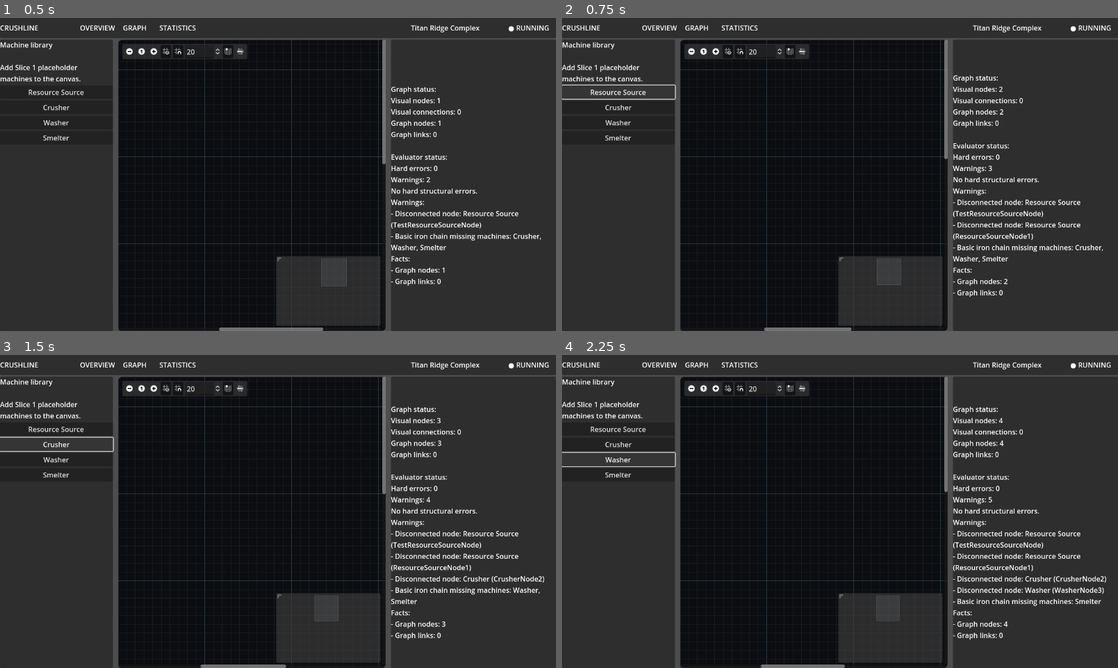
Above: before the commit, frames 1-4 (two rows, left to right).
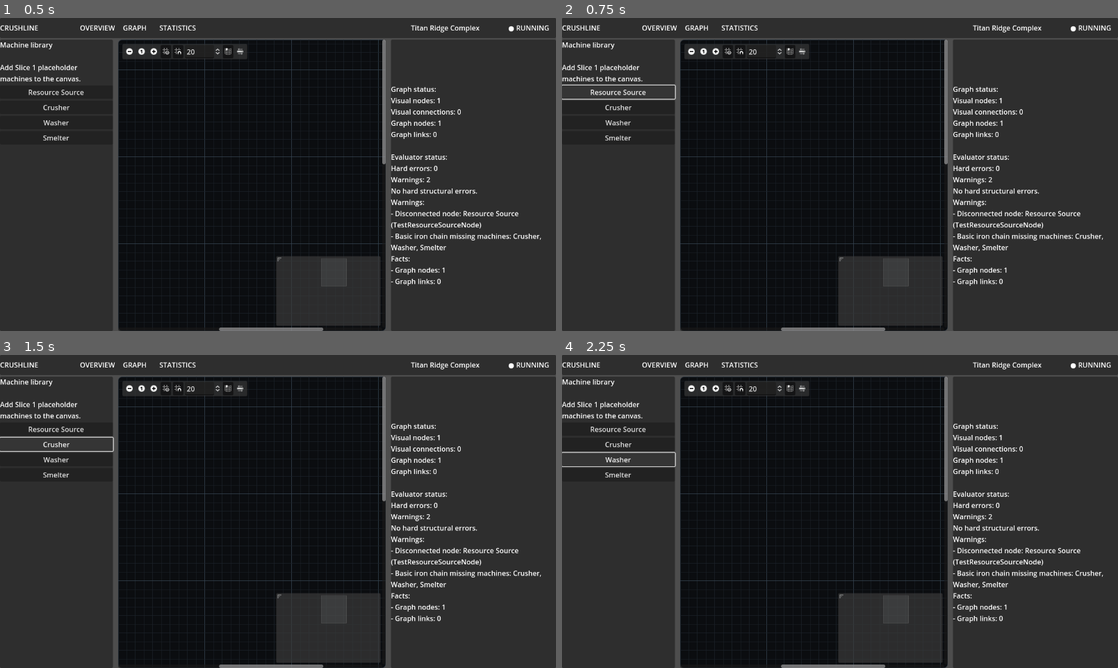
Above: after the commit, the same moments.

Repository: killerbearddude/Crushline-Godot
Game: Godot game, scene res://scenes/main/Main.tscn
The game is run twice, just before and just after one commit, with the same random seed, the same clock (stepped at 60 frames per second) and the same inputs.
Inputs:
- Up to frame 1 (0.5 s): no input
- Up to frame 2 (0.75 s): click "Resource Source" at 0.5 s
- Up to frame 3 (1.5 s): click "Crusher" at 1.25 s
- Up to frame 4 (2.25 s): click "Washer" at 2 s

Frame 1 is identical in both runs. In frame 2, 2.8% of the frame differs, in the area x 36-98%, y 18-100%; in frame 3, 4.2%; in frame 4, 4.4%, in the area x 35-98%, y 16-100%.

Commit message:
Bind machine buttons from Slice 1 catalog

Diff:
--- a/scripts/ui/main_controller.gd
+++ b/scripts/ui/main_controller.gd
@@ -1,13 +1,12 @@
 extends Control
+
+const Slice1MachineCatalog = preload("res://scripts/content/slice1_machine_catalog.gd")
 
 @onready var graph_view := get_node("Root/Body/WorkArea/ProductionGraphView") as GraphEdit
 @onready var diagnostics_label := get_node("Root/Body/WorkArea/DiagnosticsPanel/DiagnosticsLabel") as Label
 
 func _ready() -> void:
-	_bind_button("Root/Body/MachineLibraryPanel/MachineLibraryContents/AddResourceSourceButton", "Resource Source", "In: none", "Out: Iron Ore")
-	_bind_button("Root/Body/MachineLibraryPanel/MachineLibraryContents/AddCrusherButton", "Crusher", "In: Iron Ore", "Out: Crushed Iron Ore")
-	_bind_button("Root/Body/MachineLibraryPanel/MachineLibraryContents/AddWasherButton", "Washer", "In: Crushed Iron Ore", "Out: Washed Iron Ore")
-	_bind_button("Root/Body/MachineLibraryPanel/MachineLibraryContents/AddSmelterButton", "Smelter", "In: Washed Iron Ore", "Out: Iron Ingot")
+	_bind_machine_buttons()
 
 	if graph_view.has_signal("status_text_changed"):
 		graph_view.connect("status_text_changed", _on_graph_status_text_changed)
@@ -16,14 +15,27 @@
 		diagnostics_label.text = graph_view.call("describe_graph_status")
 
 
-func _bind_button(button_path: String, machine_display_name: String, input_port_label: String, output_port_label: String) -> void:
-	var button := get_node(button_path) as Button
-	button.pressed.connect(_on_add_machine_pressed.bind(machine_display_name, input_port_label, output_port_label))
+func _bind_machine_buttons() -> void:
+	for machine_id in Slice1MachineCatalog.machine_ids():
+		var definition := Slice1MachineCatalog.get_machine_definition(machine_id)
+		_bind_machine_button(machine_id, definition)
 
 
-func _on_add_machine_pressed(machine_display_name: String, input_port_label: String, output_port_label: String) -> void:
-	if graph_view.has_method("add_placeholder_machine_node"):
-		graph_view.call("add_placeholder_machine_node", machine_display_name, input_port_label, output_port_label)
+func _bind_machine_button(machine_id: String, definition: Dictionary) -> void:
+	var button_path := str(definition.get("button_path", ""))
+	var button := get_node_or_null(button_path) as Button
+	if button == null:
+		push_warning("Missing machine library button for %s at %s" % [machine_id, button_path])
+		return
+
+	button.text = str(definition.get("display_name", machine_id))
+	button.tooltip_text = Slice1MachineCatalog.button_tooltip(definition)
+	button.pressed.connect(_on_add_machine_pressed.bind(machine_id))
+
+
+func _on_add_machine_pressed(machine_id: String) -> void:
+	if graph_view.has_method("add_machine_node"):
+		graph_view.call("add_machine_node", machine_id)
 
 
 func _on_graph_status_text_changed(text: String) -> void:
